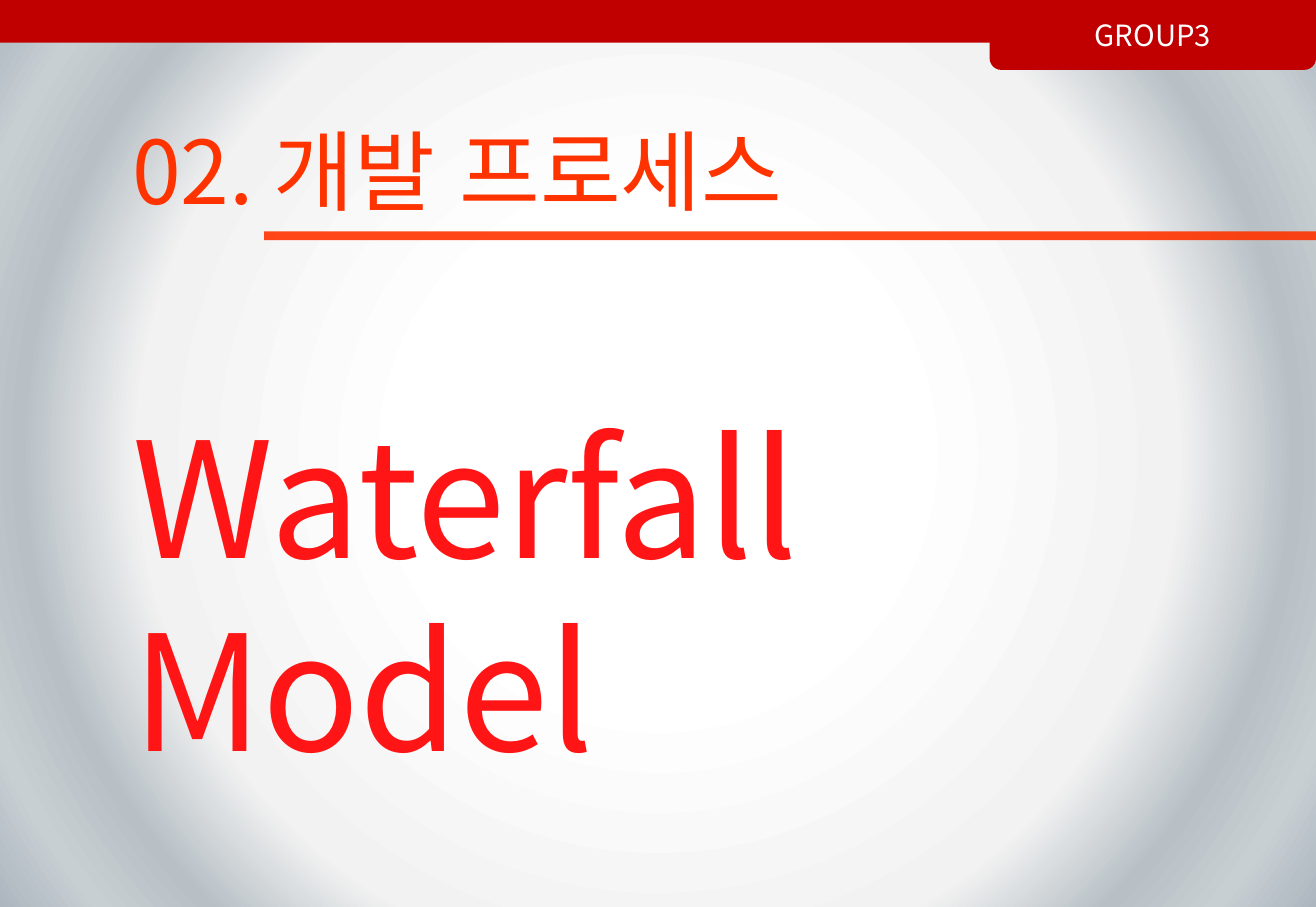
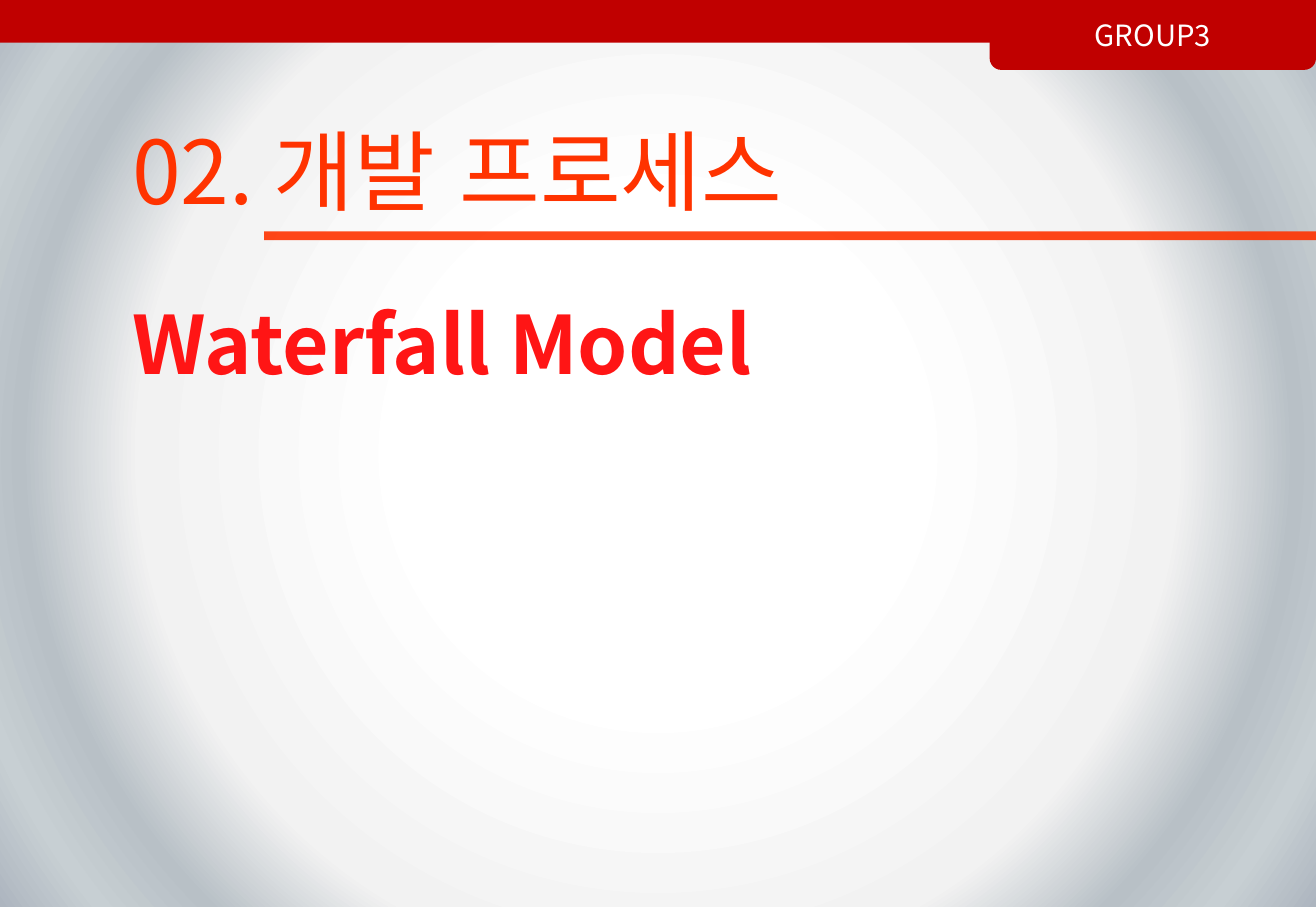
Before and after one commit to junggeunhwang/2014_caucse_se_3, a slide deck: slide 4 of document/PPT자료/팀프로젝트 발표01.pptx. Drawn at 1316x907 pixels with LibreOffice and Linux fonts; fonts in the diff are those of the drawing. Boxes give left, top, right and bottom in pixels: in the first picture for what was removed or moved away, otherwise in the second. Text is boxed around its words. In the diff, an @@ line names an element or a change of style, - is before the commit and + after.

```diff
--- a/document/PPT자료/팀프로젝트 발표01.pptx
+++ b/document/PPT자료/팀프로젝트 발표01.pptx
@@ text "Waterfall Model": place and size @@
-text "Waterfall Model" at <box>132,428,799,791</box>
+text "Waterfall Model" at <box>132,308,752,375</box>
@@ text "Waterfall Model" at <box>132,308,752,375</box>: size 88 to 44 pt, bold on @@
```
Also in this commit, not shown: 2 other slides changed, 1 slide added.
